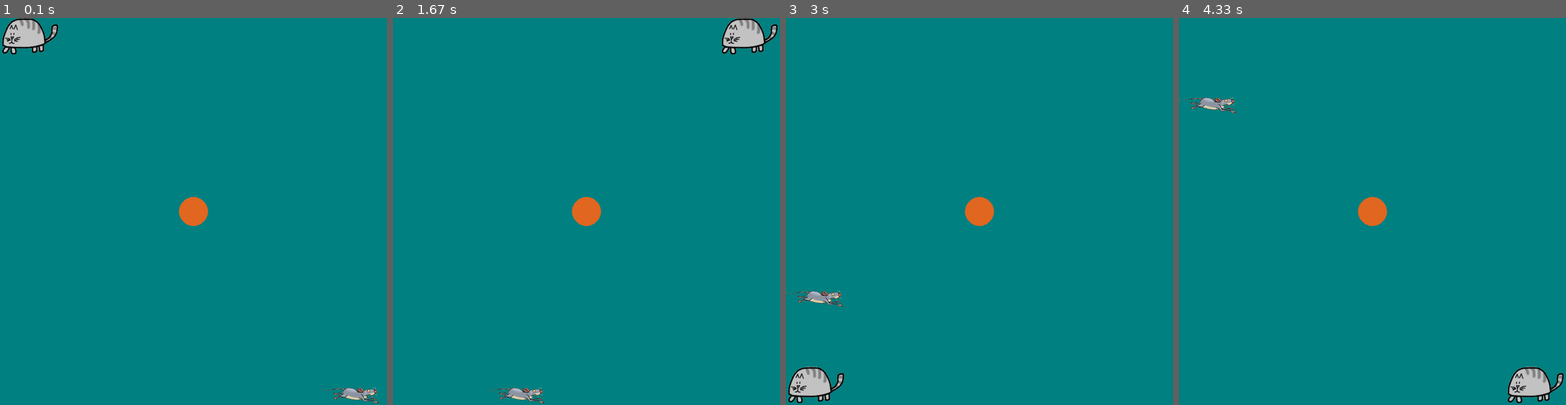
Above: before the commit, frames 1-4 (left to right).
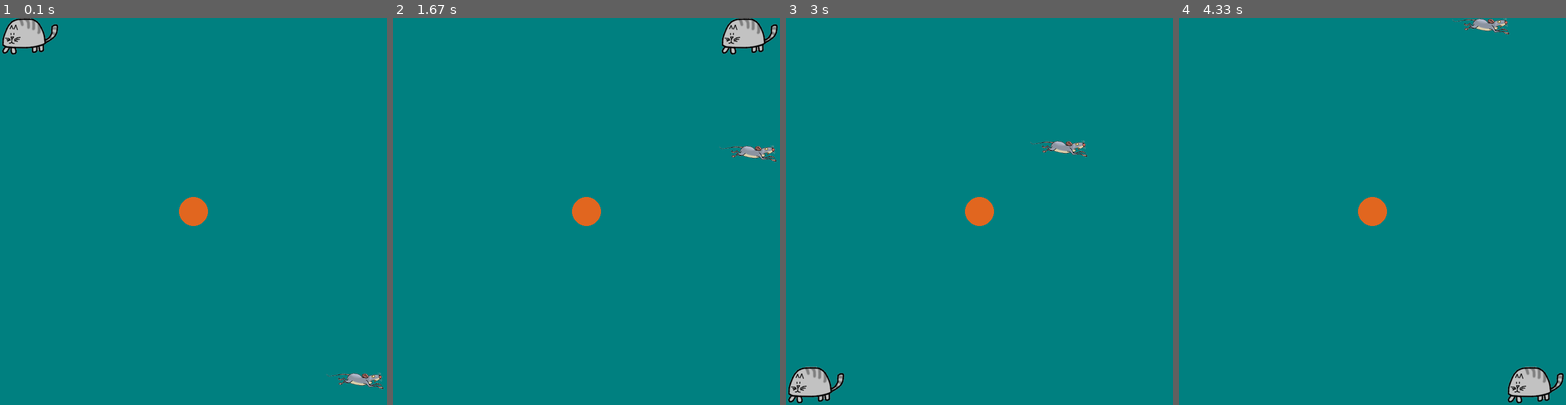
Above: after the commit, the same moments.

Repository: LogicMass621/python
Game: pygame game, started from catmouse.py
Two runs of this game, one before a commit and one after it. Both use one fixed random seed, a clock stepped at 60 frames per second and the inputs below. The source is Python 2; it was converted automatically to run under Python 3.
Inputs:
- Up to frame 1 (0.1 s): no input
- Up to frame 2 (1.67 s): hold Right 0.33-0.8 s
- Up to frame 3 (3 s): hold Left 1.67-2.2 s; hold Down 2.23-2.53 s
- Up to frame 4 (4.33 s): hold Up 3-3.37 s; hold Right 3.4-4.03 s; hold Down from 4.07 s (still down)

The runs differ from the first frame. In frame 1, 0.6% of the frame differs, in the area x 83-100%, y 91-100%; in frame 2, 0.6%; in frame 3, 0.6%; in frame 4, 0.6%.

Commit message:
Added Direction enumeration Calculated random direction after counter hit zero or sprite went out of bounds

Diff:
--- a/catmouse.py
+++ b/catmouse.py
@@ -2,6 +2,10 @@
 import pygame, sys, random
 from pygame.locals import *
 
+class Direction:
+ left, right, up, down = range(1,5)
+
+print 'left={}, right={}, up={}, down={}'.format(Direction.left, Direction.right, Direction.up, Direction.down)
 pygame.init()
 
 FPS = 30 # frames per second setting
@@ -52,34 +56,33 @@
 
 class Mouse(Sprite):
  image = pygame.image.load('mouse.png')
- direction = 'right'
+ direction = Direction.right
  counter = 0
 
  def animate(self):
   if self.counter == 0:
-   self.counter = random.randint(5,10)
-   self.direction = self.direction
-
-  if self.direction == 'right':
-   self.movex(sprite_speed)
-   if self.x >= screen_width - self.width():
-    self.direction = 'down'
-  elif self.direction == 'down':
-   self.movey(sprite_speed)
-   if self.y >= screen_height - self.height():
-    self.direction = 'left'
-  elif self.direction == 'left':
-   self.movex(-sprite_speed)
-   if self.x == 0:
-    self.direction = 'up'
-  elif self.direction == 'up':
-   self.movey(-sprite_speed)
-   if self.y == 0:
-    self.direction = 'right'
+   self.counter = random.randint(20,30)
+   self.direction = random.randint(1,4)
+   print 'counter = {} direction = {}'.format(self.counter, self.direction)
 
   self.counter -= 1
 
-  print 'counter = {}'.format(self.counter)
+  if self.direction == Direction.right:
+   self.movex(sprite_speed)
+   if self.x >= screen_width - self.width():
+    self.counter = 0
+  elif self.direction == Direction.down:
+   self.movey(sprite_speed)
+   if self.y >= screen_height - self.height():
+    self.counter = 0
+  elif self.direction == Direction.left:
+   self.movex(-sprite_speed)
+   if self.x == 0:
+    self.counter = 0
+  elif self.direction == Direction.up:
+   self.movey(-sprite_speed)
+   if self.y == 0:
+    self.counter = 0
 
 cat = Sprite()
 mouse = Mouse()
@@ -106,7 +109,7 @@
 
  mouse.animate()
 
- print 'cat = {},{}'.format(cat.x, cat.y)
+ print 'cat = {},{} mouse = {},{}'.format(cat.x, cat.y, mouse.x, mouse.y)
 
  screen.fill(TEAL)
  pygame.draw.circle(screen, ORANGE, (screen_width/2, screen_height/2), 30, 0)
